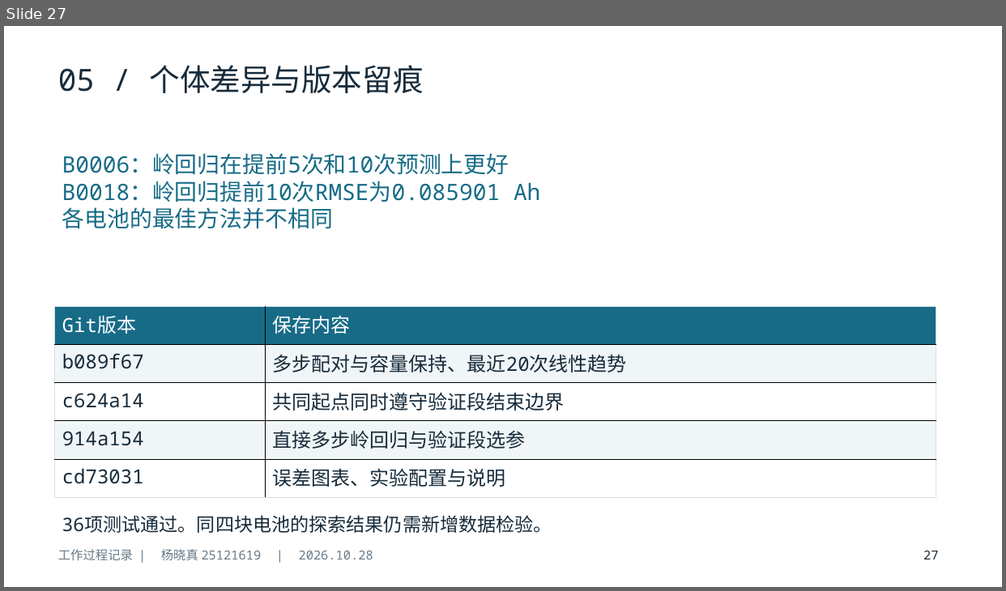
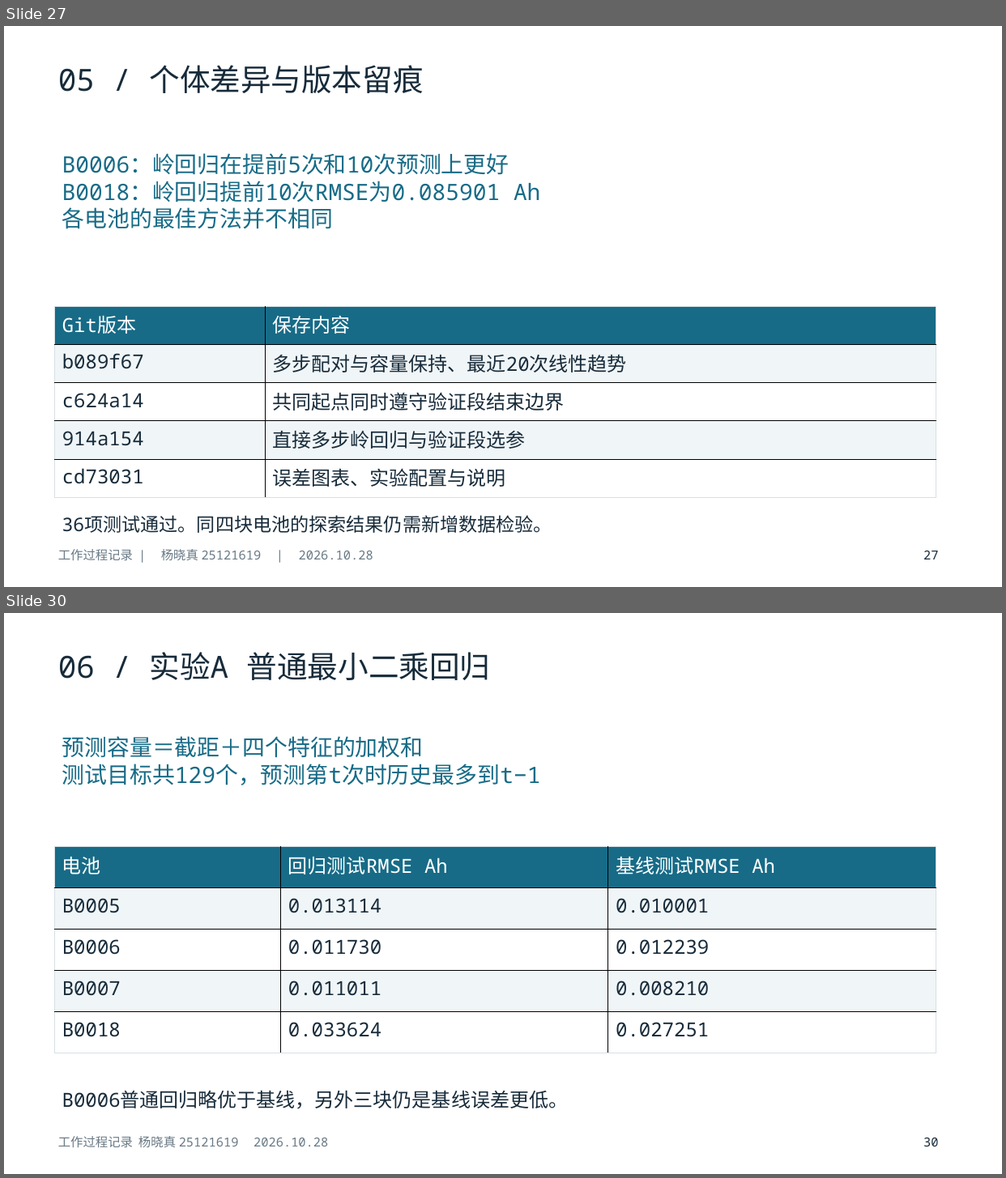
Before and after one commit to yxz666-Y/python-midterm-pre, a slide deck: deliverables/题目三_工作过程.pptx. Shown one above the other, each under a label of ours: slide 27 before the commit, slides 27 and 30 after it; the slides between them are not shown. The pictures are 1006x591 and 1006x1178 pixels, drawn with LibreOffice and Linux fonts; fonts in the diff are those of the drawing. Boxes give left, top, right and bottom in pixels: in the first picture for what was removed or moved away, otherwise in the second. Text is boxed around its words. In the diff, an @@ line names an element or a change of style, - is before the commit and + after.

Commit message:
docs: 对比普通回归与随机森林并保存报告和34页过程PPT

```diff
--- a/deliverables/题目三_工作过程.pptx
+++ b/deliverables/题目三_工作过程.pptx
@@ slide 30 added at (4, 613, 1002, 1174), background #FFFFFF @@
@@ text added at (58, 652, 491, 680), 29.2 pt, text #172B3A @@
+06 / 实验A 普通最小二乘回归
@@ text added at (62, 736, 541, 786), 21.8 pt, text #176B87 @@
+预测容量＝截距＋四个特征的加权和
+测试目标共129个，预测第t次时历史最多到t−1
@@ table added at (55, 846, 937, 1053), 5 rows, 3 columns @@
+电池 | 回归测试RMSE Ah | 基线测试RMSE Ah
+B0005 | 0.013114 | 0.010001
+B0006 | 0.011730 | 0.012239
+B0007 | 0.011011 | 0.008210
+B0018 | 0.033624 | 0.027251
@@ text added at (62, 1090, 568, 1110), 18.8 pt, text #172B3A @@
+B0006普通回归略优于基线，另外三块仍是基线误差更低。
@@ text added at (58, 1136, 328, 1148), 12 pt, text #687985 @@
+工作过程记录 杨晓真 25121619 2026.10.28
@@ text added at (923, 1138, 938, 1147), 12 pt, text #172B3A @@
+30
```
Also in this commit, not shown: 6 other slides added, 19 other files.
